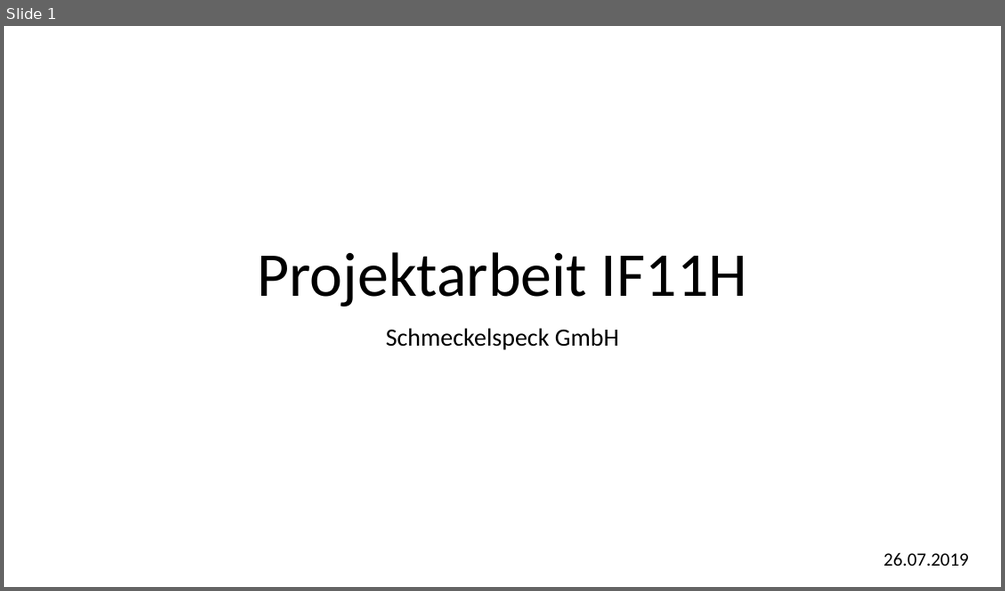
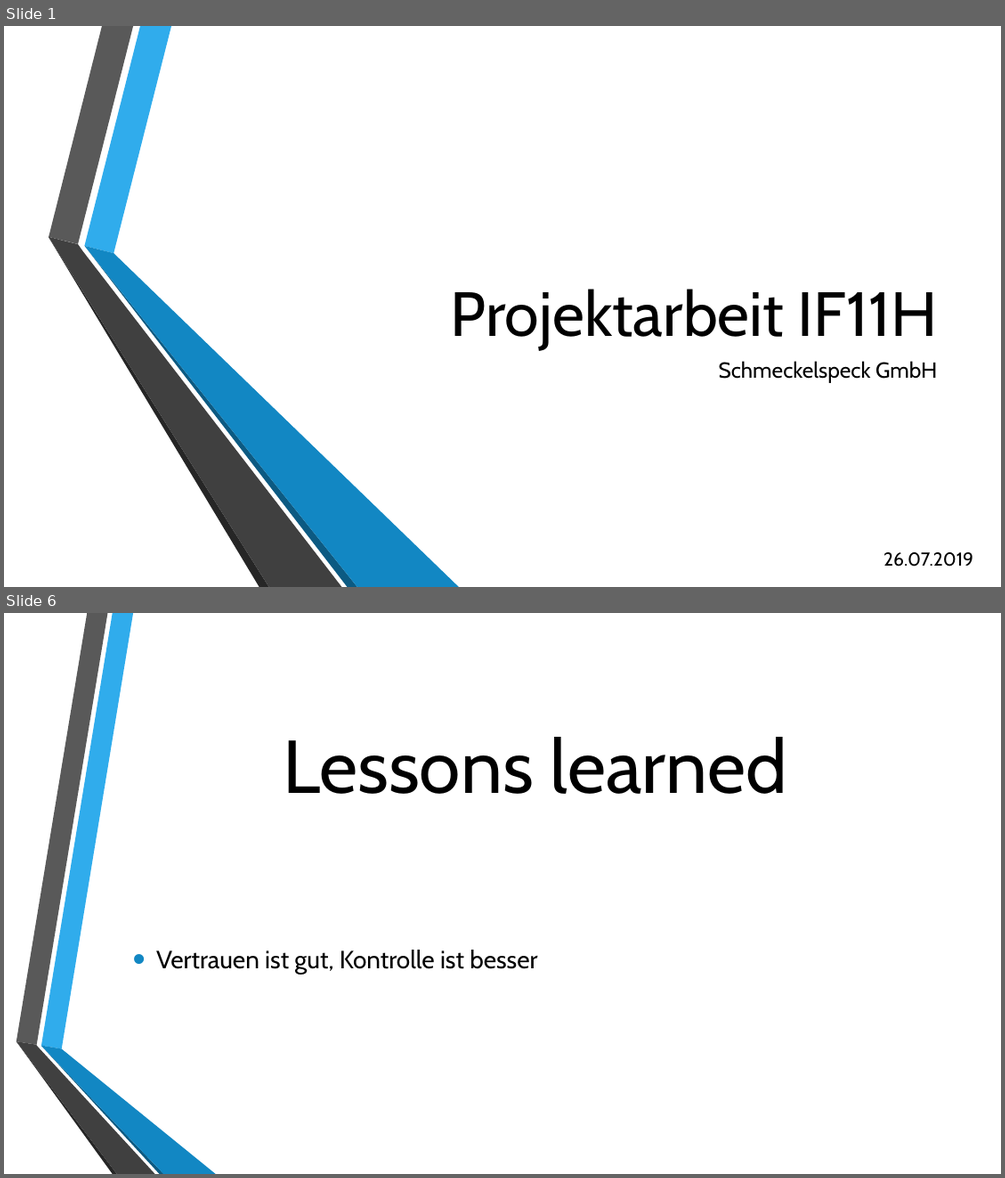
Before and after one commit to Schmeckelspeck/SchoolProject, a slide deck: presentation/Projektarbeit IF11H.pptx. Shown one above the other, each under a label of ours: slide 1 before the commit, slides 1 and 6 after it; the slides between them are not shown. The pictures are 1005x591 and 1005x1178 pixels, drawn with LibreOffice and Linux fonts; fonts in the diff are those of the drawing; background and template pictures are left out. Boxes give left, top, right and bottom in pixels: in the first picture for what was removed or moved away, otherwise in the second. Text is boxed around its words. In the diff, an @@ line names an element or a change of style, - is before the commit and + after.

```diff
--- a/presentation/Projektarbeit IF11H.pptx
+++ b/presentation/Projektarbeit IF11H.pptx
@@ slide 6 added at (x1=4, y1=613, x2=1001, y2=1174), background picture (left out) @@
@@ title added at (x1=283, y1=737, x2=787, y2=794), 72 pt, text #000000 @@
+Lessons learned
@@ text added at (x1=156, y1=949, x2=537, y2=974), 24 pt, text #000000 @@
+• Vertrauen ist gut, Kontrolle ist besser
@@ group added at (x1=16, y1=613, x2=216, y2=1174): 6 freeform shapes @@
@@ slide 1 changed as well @@
@@ title "Projektarbeit IF11H" moved from (x1=257, y1=252, x2=747, y2=306) to (x1=451, y1=289, x2=937, y2=350) @@
@@ title "Projektarbeit IF11H" at (x1=451, y1=289, x2=937, y2=350): font Calibri to Cabin; alignment centre to right; line spacing 0.9 to 1 @@
@@ group added at (x1=48, y1=26, x2=460, y2=587): 6 freeform shapes @@
@@ subtitle "Schmeckelspeck GmbH" moved from (x1=386, y1=328, x2=619, y2=350) to (x1=719, y1=361, x2=937, y2=383) @@
@@ subtitle "Schmeckelspeck GmbH" at (x1=719, y1=361, x2=937, y2=383): size 24 to 21 pt, font Calibri to Cabin; alignment centre to right; line spacing 0.9 to 1 @@
@@ text "26.07.2019" at (x1=883, y1=552, x2=973, y2=566): font Calibri to Cabin @@
```
Also in this commit, not shown: 1 other slide changed, 3 other slides added, 1 slide removed, 1 other file.
